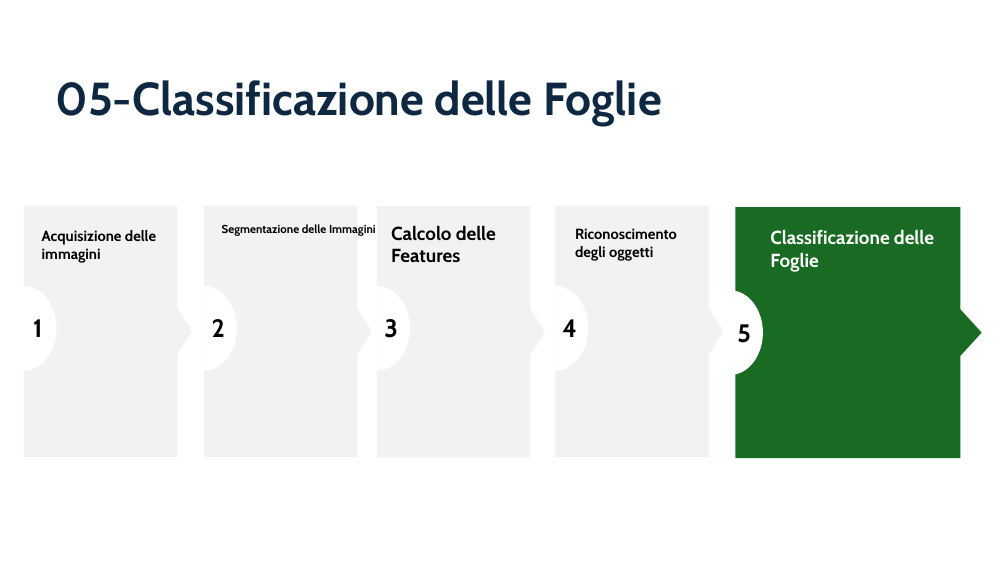
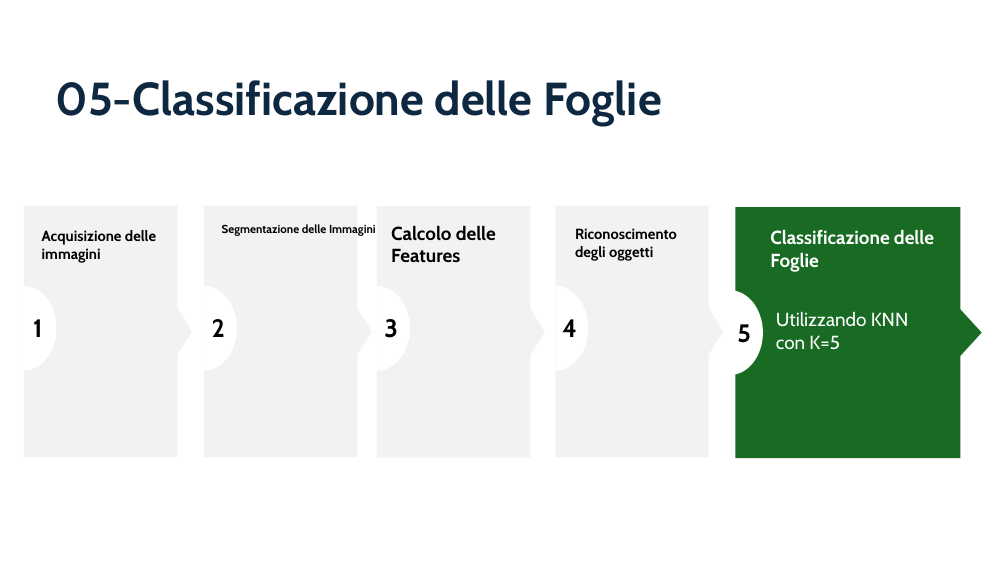
Before and after one commit to aleeteo/leaf_ID, a slide deck: slide 20 of presentazione/ProjectLeafWIP.pptx (slide 21 before the commit). Drawn at 1008x567 pixels with LibreOffice and Linux fonts; fonts in the diff are those of the drawing. Boxes give left, top, right and bottom in pixels: in the first picture for what was removed or moved away, otherwise in the second. Text is boxed around its words. In the diff, an @@ line names an element or a change of style, - is before the commit and + after.

```diff
--- a/presentazione/ProjectLeafWIP.pptx
+++ b/presentazione/ProjectLeafWIP.pptx
@@ text added at <box>776,312,909,350</box>, 18 pt, text #FFFFFF @@
+Utilizzando KNN con K=5
```
Also in this commit, not shown: 2 other slides changed, 5 slides added, 1 slide removed.
